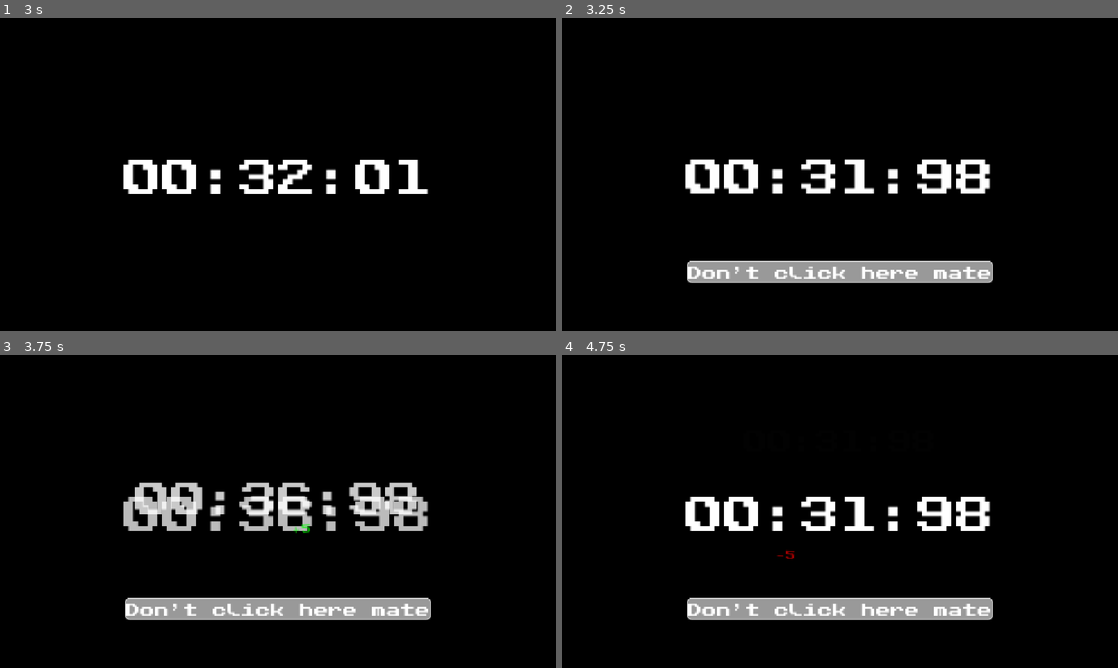
Above: before the commit, frames 1-4 (two rows, left to right).
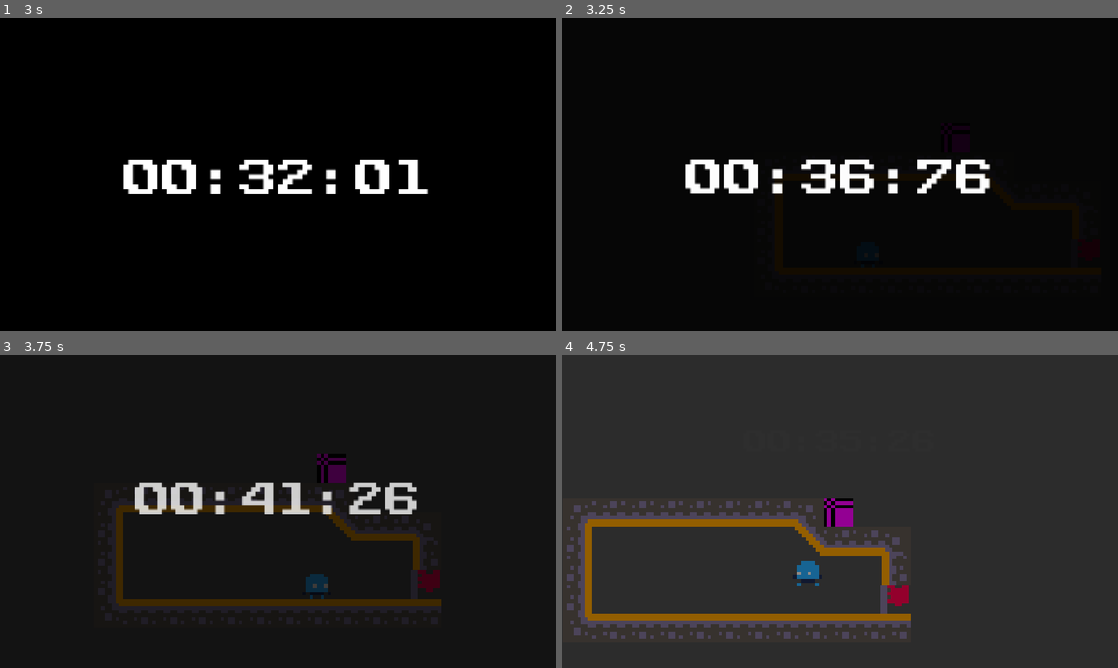
Above: after the commit, the same moments.

Repository: GameJam-NACRE/GMTK-2026
Game: Godot game, scene res://main.tscn
Two runs of this game, one before a commit and one after it. Both use one fixed random seed, a clock stepped at 60 frames per second and the inputs below.
Inputs:
- Up to frame 1 (3 s): tap Enter at 0.5 s; hold D (move_right) 0.53-2.03 s; tap P at 0.6, 2.1 s; tap W (move_up) at 0.77, 1.52 s; tap O at 1.35, 2.85 s; hold A (move_left) 2.03-2.78 s; hold D (move_right) from 2.78 s (still down)
- Up to frame 2 (3.25 s): keep holding D (move_right); tap W (move_up) at 3.02 s
- Up to frame 3 (3.75 s): keep holding D (move_right); tap P at 3.6 s
- Up to frame 4 (4.75 s): tap W (move_up) at 3.77, 4.52 s; release D (move_right) at 4.28 s; hold A (move_left) from 4.28 s (still down); tap O at 4.35 s

Frame 1 is identical in both runs. In frame 2, 4.9% of the frame differs, in the area x 22-78%, y 45-85%; in frame 3, 11%; in frame 4, 100%, in the area x 0-100%, y 0-100%.

Commit message:
modif script pour integrer level8

Diff:
--- a/src/autoload/game_manager.gd
+++ b/src/autoload/game_manager.gd
@@ -3,6 +3,8 @@
 var current_level: int = -1
 
 var level_queue: Array[PackedScene] = [
+	preload("res://scenes/levels/phase0/level_0.tscn"),
+	preload("res://scenes/levels/phase2/level_8.tscn"),
 	preload("res://scenes/levels/phase3/clicker.tscn"),
 	]
 
--- a/src/items/collectible.gd
+++ b/src/items/collectible.gd
@@ -10,7 +10,6 @@
 func _ready() -> void:
 	self.add_to_group("collectible")
 	set_collision_shape()
-	body_entered.connect(_on_body_entered)
 
 func _on_body_entered(body: Node2D) -> void:
 	if not body.is_in_group("player"):
--- a/src/items/time_collectible.gd
+++ b/src/items/time_collectible.gd
@@ -5,5 +5,15 @@
 func _ready() -> void:
 	super()
 
+
+func _on_body_entered(body: Node2D) -> void:
+	if not body.is_in_group("player"):
+		return
+	if is_collected == true:
+		return
+
+	item_effect()
+	queue_free()
+
 func item_effect() -> void:
 	EventBus.add_time.emit(seconds)
